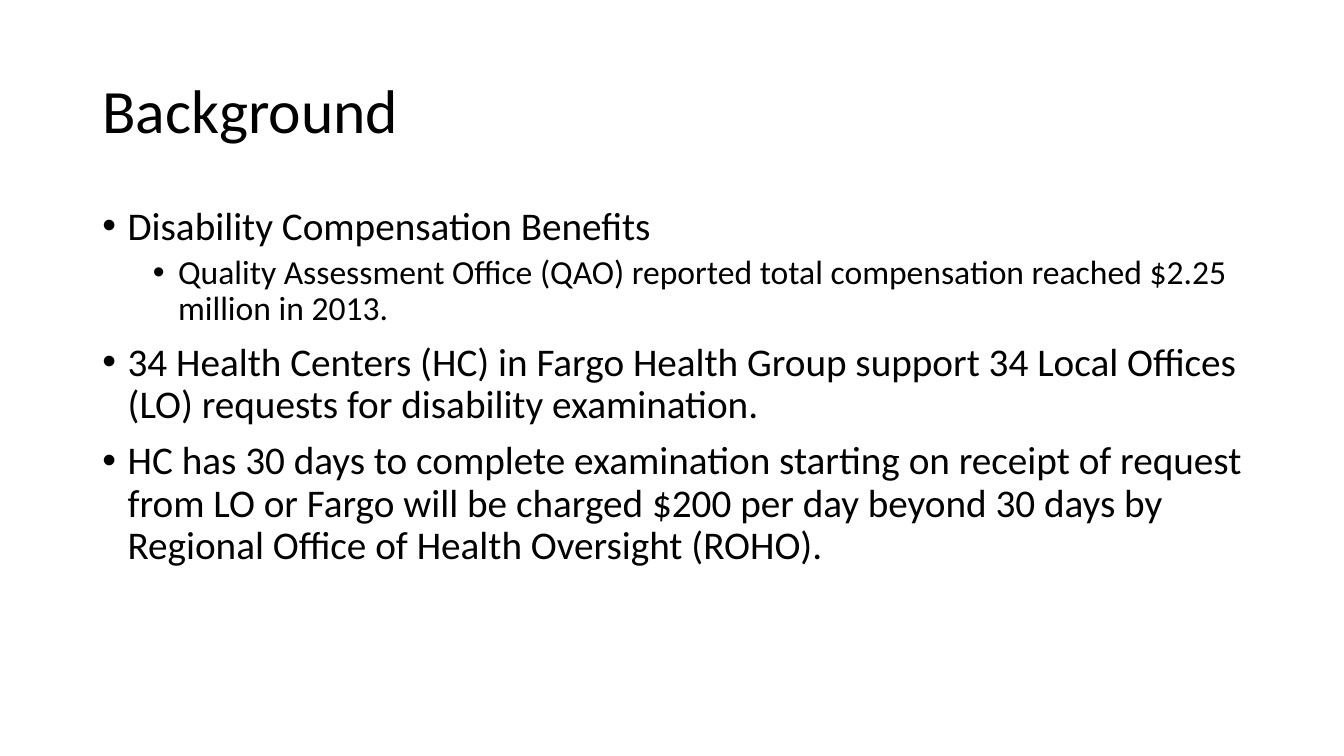
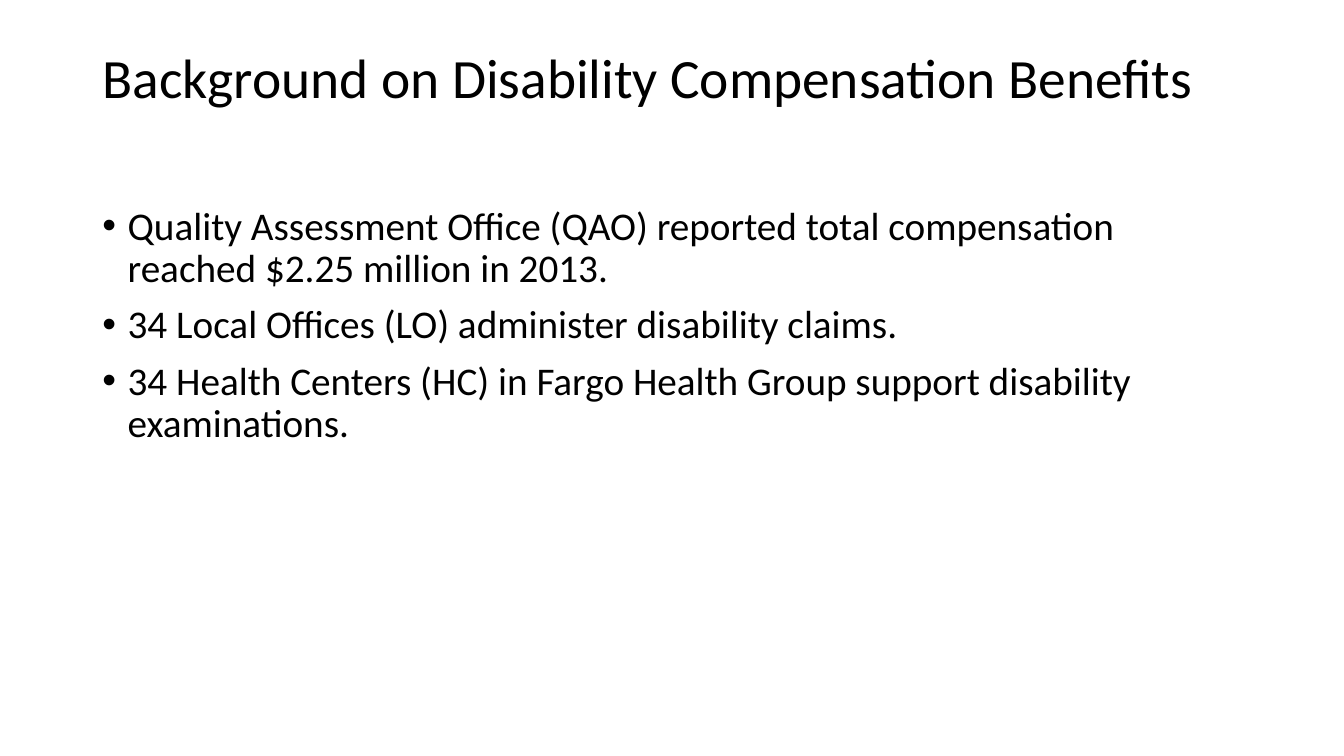
Before and after one commit to mattheweallen/ds700, a slide deck: slide 2 of final/DS700FinalPresentation.pptx. Drawn at 1344x756 pixels with LibreOffice and Linux fonts; fonts in the diff are those of the drawing. Boxes give left, top, right and bottom in pixels: in the first picture for what was removed or moved away, otherwise in the second. Text is boxed around its words. In the diff, an @@ line names an element or a change of style, - is before the commit and + after.

```diff
--- a/final/DS700FinalPresentation.pptx
+++ b/final/DS700FinalPresentation.pptx
@@ title at [102,59,1192,108]: text changed; size 44 to 39.6 pt @@
-Background
+Background on Disability Compensation Benefits
@@ text at [128,212,651,247]: paragraph removed @@
-• Disability Compensation Benefits
@@ text at [128,211,1113,287]: size 24 to 28 pt in "Quality Assessment Office (QAO) reported total compensation ..."; list level 2 to 1 in "Quality Assessment Office (QAO) reported ..." @@
@@ text at [128,309,1131,438]: text changed @@
-• 34 Health Centers (HC) in Fargo Health Group support 34 Local Offices (LO) requests for disability examination.
-• HC has 30 days to complete examination starting on receipt of request from LO or Fargo will be charged $200 per day beyond 30 days by Regional Office of Health Oversight (ROHO).
+• 34 Local Offices (LO) administer disability claims.
+• 34 Health Centers (HC) in Fargo Health Group support disability examinations.
```
Also in this commit, not shown: 7 other slides changed, 8 slides added, 3 slides removed.
